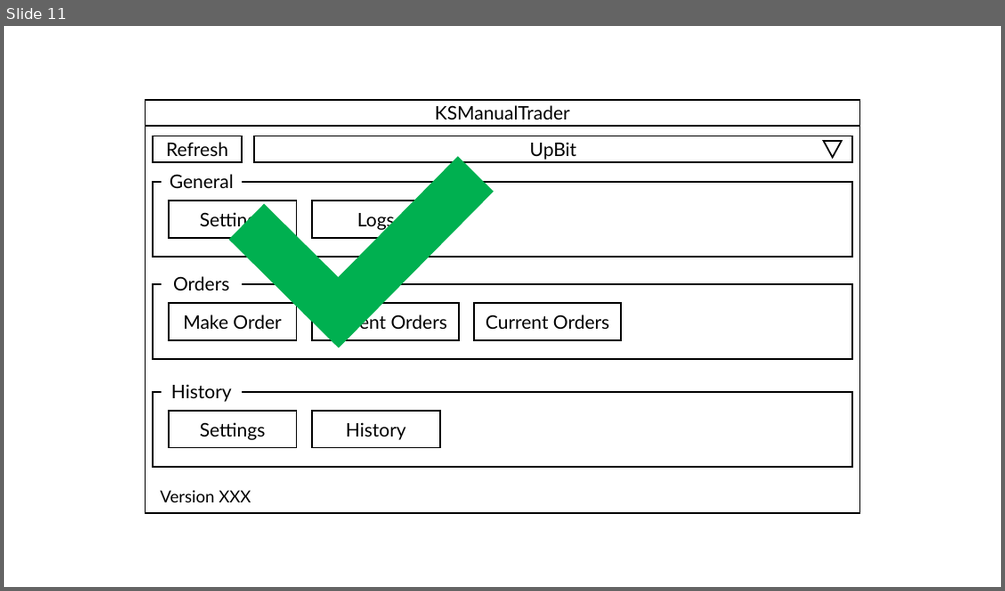
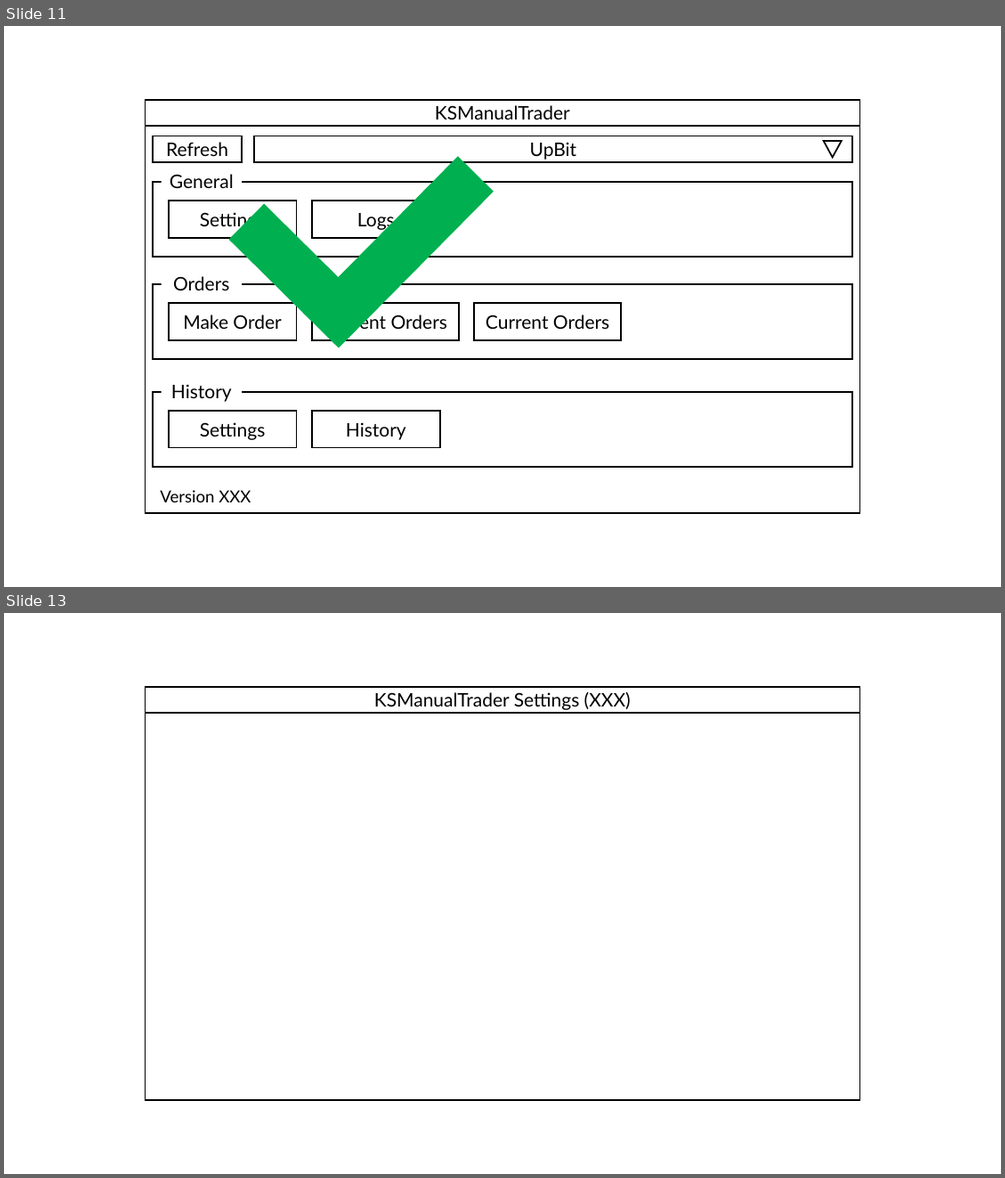
Before and after one commit to 410-dev/KSTraderMachine, a slide deck: Applications/KSManualTrade/uidesign.pptx. Shown one above the other, each under a label of ours: slide 11 before the commit, slides 11 and 13 after it; the slides between them are not shown. The pictures are 1005x591 and 1005x1178 pixels, drawn with LibreOffice and Linux fonts; fonts in the diff are those of the drawing. Boxes give left, top, right and bottom in pixels: in the first picture for what was removed or moved away, otherwise in the second. Text is boxed around its words. In the diff, an @@ line names an element or a change of style, - is before the commit and + after.

```diff
--- a/Applications/KSManualTrade/uidesign.pptx
+++ b/Applications/KSManualTrade/uidesign.pptx
@@ slide 13 added at (4, 613, 1001, 1174), background #FFFFFF @@
@@ rectangle added at (146, 686, 860, 1100), fill #FFFFFF, outline #000000 1.5 pt @@
@@ rectangle added at (146, 686, 860, 713), fill #FFFFFF, outline #000000 1.5 pt, 18 pt, text #000000 @@
+KSManualTrader Settings (XXX)
```
Also in this commit, not shown: 1 other slide added, 8 other files.
